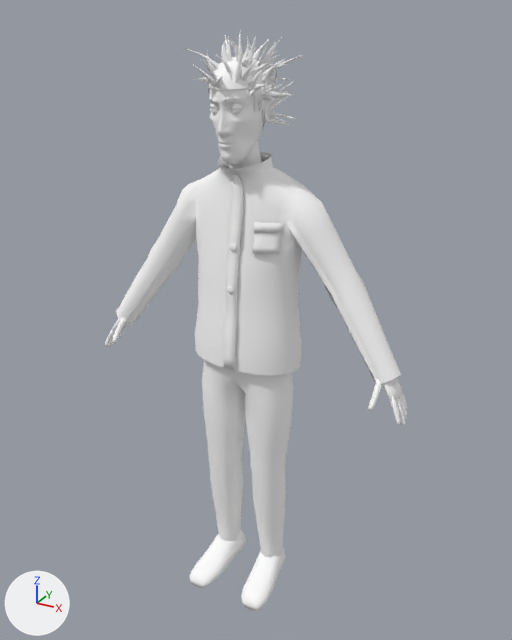
The glTF model assets/models/protagonist/Protagonist_Character.glb, before and after one commit.
One viewpoint serves both versions: a camera (50 mm lens) standing at (0.974, -1.716, 1.817) and looking at (0.019, 0.022, 0.948). Lighting does not change. The marker at lower left points along +X, +Y and +Z. The older version comes first.

The older version as bpy lines, for what is in view:
```python
ob_protagonist_body = bpy.data.objects.new('Protagonist_Body', me_protagonist_body)
ob_protagonist_body.location = (0.0, 0.0, 0.0)
ob_protagonist_feet = bpy.data.objects.new('Protagonist_Feet', me_protagonist_feet)
ob_protagonist_feet.location = (0.0, 0.0, 0.0)
ob_protagonist_hair = bpy.data.objects.new('Protagonist_Hair', me_protagonist_hair)
ob_protagonist_hair.location = (0.0, 0.0, 0.0)
ob_protagonist_hands = bpy.data.objects.new('Protagonist_Hands', me_protagonist_hands)
ob_protagonist_hands.location = (0.0, 0.0, 0.0)
ob_protagonist_head_001 = bpy.data.objects.new('Protagonist_Head.001', me_protagonist_head)
ob_protagonist_head_001.location = (0.0, 0.0, 0.0)
ob_protagonist_jacket = bpy.data.objects.new('Protagonist_Jacket', me_protagonist_jacket)
ob_protagonist_jacket.location = (0.0, 0.0, 0.0)
ob_protagonist_jacketdetails = bpy.data.objects.new('Protagonist_JacketDetails', me_protagonist_jacketdetails)
ob_protagonist_jacketdetails.location = (0.0, 0.0, 0.0)
```
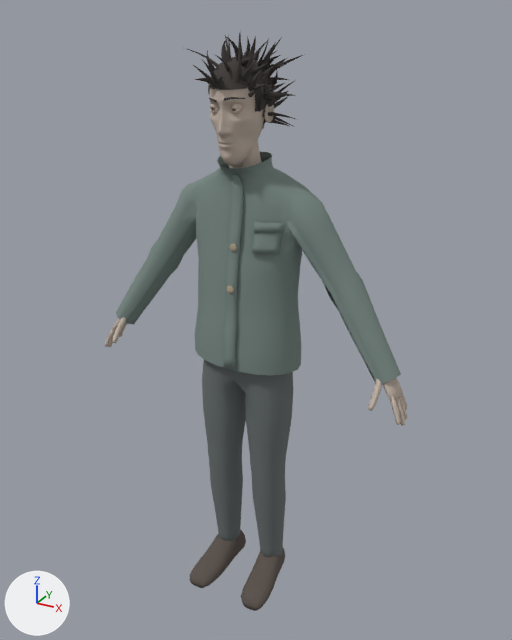
Changed parts and their boxes (x1, y1, x2, y2) in the pictures (512 x 640 px):
'Protagonist_Jacket', recoloured (white to grey): (116, 152, 401, 384) in both
'Protagonist_Body', recoloured (white to grey): (202, 140, 293, 557) in both
'Protagonist_Hair', recoloured (white to dark grey): (187, 33, 305, 129) in both
'Protagonist_Head.001', recoloured (darker): (209, 88, 274, 166) in both
'Protagonist_JacketDetails', recoloured (white to grey): (223, 175, 285, 371) in both
'Protagonist_Feet', recoloured (darker): (189, 530, 285, 611) in both
'Protagonist_Hands', recoloured: (105, 317, 407, 426) in both

What changed in the scene script:
```text
Change mat_protagonist_mat_skinbody:
    mat_protagonist_mat_skinbody.base_color: (1.0, 1.0, 1.0) -> (0.55, 0.46, 0.39)  # white #ffffff -> light grey #c4b5a8
Change mat_protagonist_mat_trousers:
    mat_protagonist_mat_trousers.base_color: (1.0, 1.0, 1.0) -> (0.14, 0.16, 0.16)  # white #ffffff -> grey #696f6f
Change mat_protagonist_mat_shoes:
    mat_protagonist_mat_shoes.base_color: (1.0, 1.0, 1.0) -> (0.105, 0.085, 0.073)  # white #ffffff -> brown #5b524c
Change mat_protagonist_mat_hair:
    mat_protagonist_mat_hair.base_color: (1.0, 1.0, 1.0) -> (0.055, 0.047, 0.043)  # white #ffffff -> dark grey #423d3a
Change mat_protagonist_mat_jacket:
    mat_protagonist_mat_jacket.base_color: (1.0, 1.0, 1.0) -> (0.19, 0.25, 0.23)  # white #ffffff -> grey #798984
Change mat_protagonist_mat_skin:
    add n3 = _N.new('ShaderNodeMix'); n3.name = 'Mix'
    add n3.data_type = 'RGBA'
    add n3.blend_type = 'MULTIPLY'
    add n3.inputs[0].default_value = 1.0  # 'Factor'
    add n3.inputs[7].default_value = (0.55, 0.46, 0.39, 1.0)  # 'B', light grey #c4b5a8
    where n2 = _N.new('ShaderNodeVertexColor'); n2.name = 'Color Attribute'
    where n0 = _N.new('ShaderNodeBsdfPrincipled'); n0.name = 'Principled BSDF'
    remove _L.new(n2.outputs[0], n0.inputs[0])  # 'Color' to 'Base Color'
    add _L.new(n3.outputs[2], n0.inputs[0])  # 'Result' to 'Base Color'
    add _L.new(n2.outputs[0], n3.inputs[6])  # 'Color' to 'A'
```
